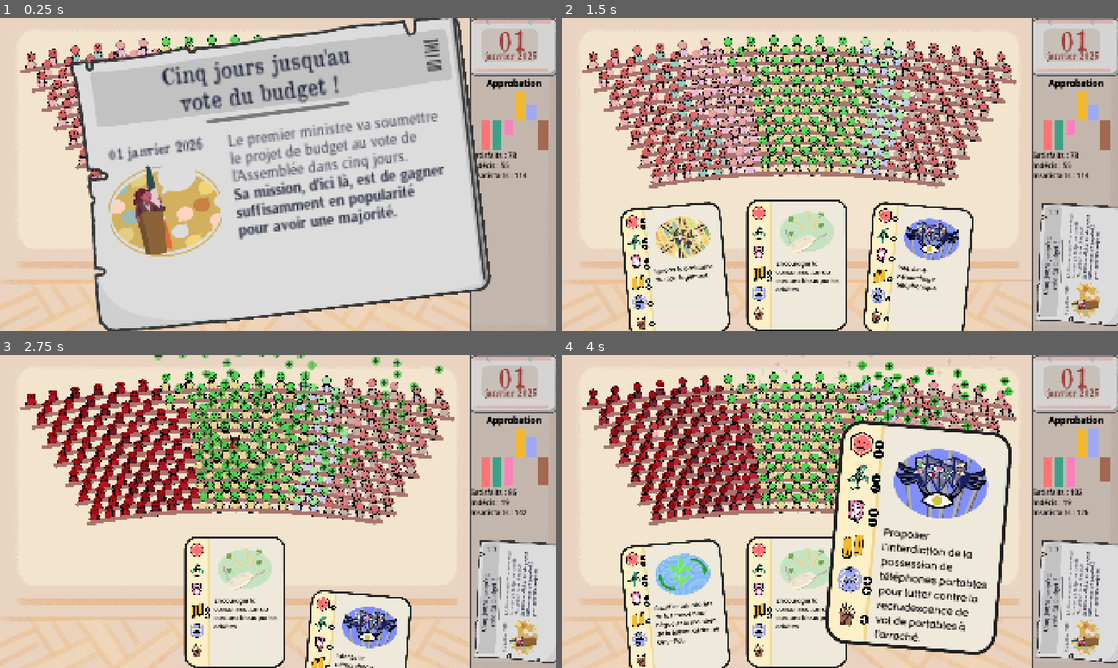
Above: before the commit, frames 1-4 (two rows, left to right).
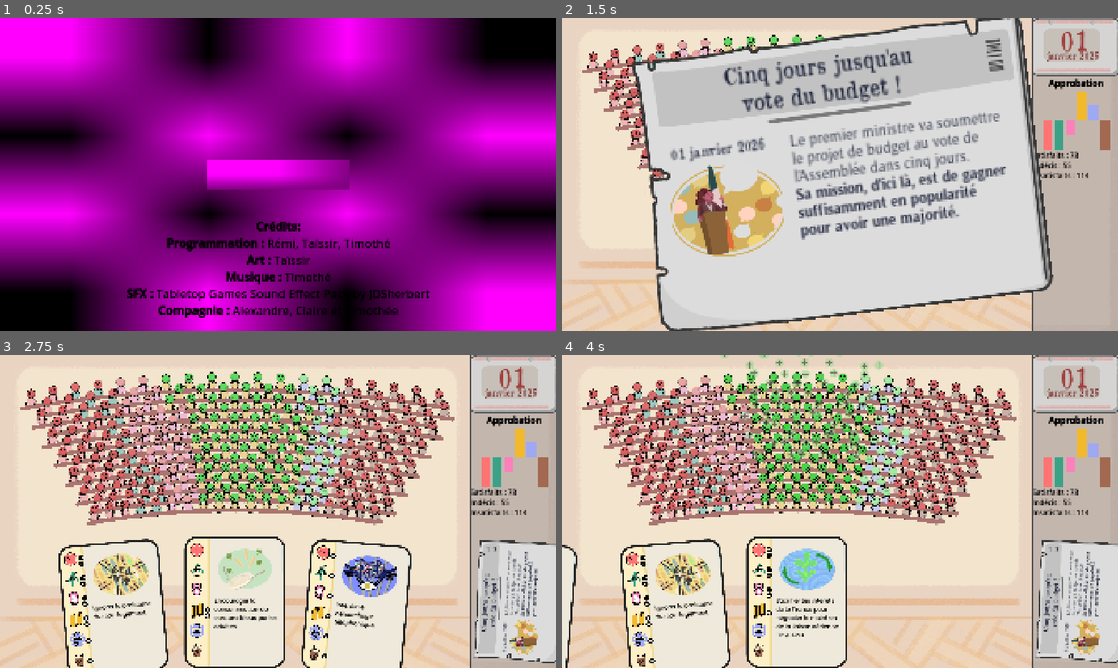
Above: after the commit, the same moments.

Repository: remimorvan/assemblee-nationale-simulator
Game: Godot game, scene res://scenes/begin_screen.tscn
Two runs of this game, one before a commit and one after it. Both use one fixed random seed, a clock stepped at 60 frames per second and the inputs below. Before the commit the project starts from res://scenes/game.tscn.
Inputs (mouse positions are in pixels of both pictures, inside the frame that each line leads up to):
- Up to frame 1 (0.25 s): no input
- Up to frame 2 (1.5 s): click (840, 174) at 0.52 s; move the mouse to (1073, 118) at 1.27 s; click (1073, 118) at 1.42 s
- Up to frame 3 (2.75 s): tap Enter at 2 s; move the mouse to (111, 608) at 2.02 s; click (111, 608) at 2.17 s
- Up to frame 4 (4 s): move the mouse to (795, 602) at 2.77 s; click (795, 602) at 2.92 s; move the mouse to (895, 608) at 3.52 s; click (895, 608) at 3.67 s

The runs differ from the first frame. In frame 1, 100% of the frame differs, in the area x 0-100%, y 0-100%; in frame 2, 53%; in frame 3, 22%; in frame 4, 28%.

Commit message:
added begin screen

Diff:
--- a/project.godot
+++ b/project.godot
@@ -11,7 +11,7 @@
 [application]
 
 config/name="Assemblée Nationale Simulator"
-run/main_scene="uid://velnx8vw6r6u"
+run/main_scene="uid://8odn30sfqxiy"
 config/features=PackedStringArray("4.4", "GL Compatibility")
 config/icon="res://icon.svg"
 
--- /dev/null
+++ b/scenes/begin_screen.tscn
@@ -0,0 +1,60 @@
+[gd_scene load_steps=4 format=3 uid="uid://8odn30sfqxiy"]
+
+[ext_resource type="Script" uid="uid://cmec1vfokbkpo" path="res://scripts/begin_screen.gd" id="1_16y60"]
+
+[sub_resource type="PlaceholderTexture2D" id="PlaceholderTexture2D_cg7kj"]
+
+[sub_resource type="PlaceholderTexture2D" id="PlaceholderTexture2D_16y60"]
+
+[node name="BeginScreen" type="Control"]
+layout_mode = 3
+anchors_preset = 15
+anchor_right = 1.0
+anchor_bottom = 1.0
+grow_horizontal = 2
+grow_vertical = 2
+script = ExtResource("1_16y60")
+
+[node name="TextureRect" type="TextureRect" parent="."]
+layout_mode = 1
+anchors_preset = 15
+anchor_right = 1.0
+anchor_bottom = 1.0
+grow_horizontal = 2
+grow_vertical = 2
+texture = SubResource("PlaceholderTexture2D_cg7kj")
+
+[node name="TextureButton" type="TextureButton" parent="."]
+custom_minimum_size = Vector2(500, 100)
+layout_mode = 1
+anchors_preset = 8
+anchor_left = 0.5
+anchor_top = 0.5
+anchor_right = 0.5
+anchor_bottom = 0.5
+grow_horizontal = 2
+grow_vertical = 2
+texture_normal = SubResource("PlaceholderTexture2D_16y60")
+ignore_texture_size = true
+stretch_mode = 0
+
+[node name="RichTextLabel" type="RichTextLabel" parent="."]
+layout_mode = 1
+anchors_preset = -1
+anchor_top = 0.5
+anchor_right = 1.0
+anchor_bottom = 0.5
+offset_top = 149.0
+offset_bottom = 110.0
+grow_horizontal = 2
+bbcode_enabled = true
+text = "[color=black][font_size=40][b]Crédits:
+Programmation :[/b] Rémi, Taïssir, Timothé
+[b]Art :[/b] Taïssir
+[b]Musique :[/b] Timothé
+[b]SFX :[/b] Tabletop Games Sound Effect Pack by JDSherbert
+[b]Compagnie :[/b] Alexandre, Claire et Timothée"
+fit_content = true
+horizontal_alignment = 1
+
+[connection signal="pressed" from="TextureButton" to="." method="_on_texture_button_pressed"]
--- /dev/null
+++ b/scripts/begin_screen.gd
@@ -0,0 +1,4 @@
+extends Control
+
+func _on_texture_button_pressed() -> void:
+	get_tree().change_scene_to_file("res://scenes/game.tscn")
Not shown, added: scripts/begin_screen.gd.uid
